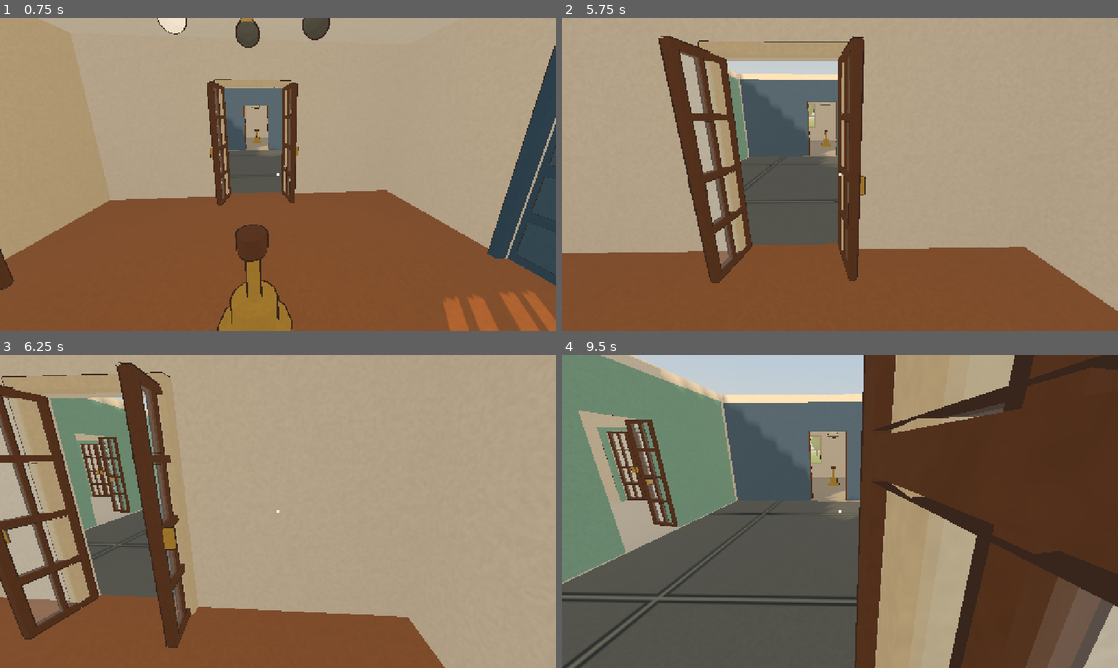
Above: before the commit, frames 1-4 (two rows, left to right).
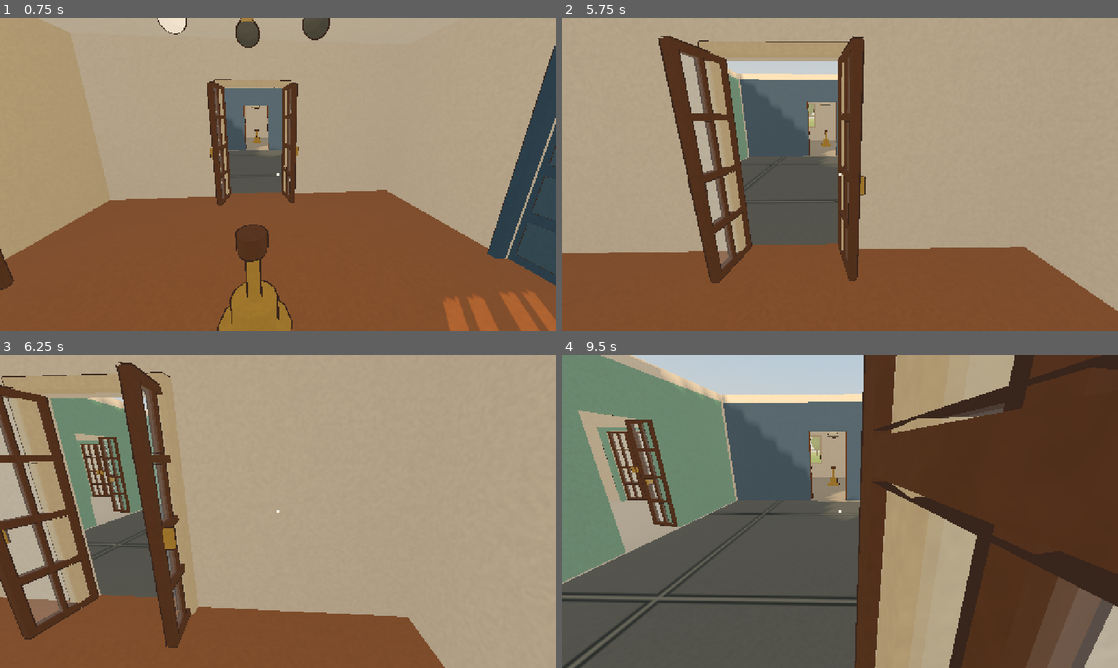
Above: after the commit, the same moments.

Repository: naturalnick/belvedere
Game: Godot game, scene res://scenes/manor.tscn
The game is run twice, just before and just after one commit, with the same random seed, the same clock (stepped at 60 frames per second) and the same inputs.
Inputs (mouse positions are in pixels of both pictures, inside the frame that each line leads up to):
- Up to frame 1 (0.75 s): tap Enter at 0.5 s; move the mouse to (305, 174) at 0.52 s; hold W from 0.53 s (still down); tap E at 0.6 s; click (305, 174) at 0.67 s
- Up to frame 2 (5.75 s): keep holding W; move the mouse to (812, 174) at 1.27 s; tap Enter at 1.35, 2.85, 3.5, 4.35 s; click (812, 174) at 1.42 s; move the mouse to (851, 168) at 2.02 s; tap E at 2.1, 3.6, 5.1 s; click (851, 168) at 2.17 s; tap Space at 2.75, 5 s; move the mouse to (834, 180) at 2.77 s; click (834, 180) at 2.92 s; move the mouse to (878, 177) at 3.52 s; click (878, 177) at 3.67 s; move the mouse to (795, 171) at 4.27 s; click (795, 171) at 4.42 s; move the mouse to (845, 174) at 5.02 s; click (845, 174) at 5.17 s
- Up to frame 3 (6.25 s): move the mouse to (255, 505) at 5.77 s; release W at 5.78 s; hold D from 5.78 s (still down); tap Enter at 5.85 s; click (255, 505) at 5.92 s
- Up to frame 4 (9.5 s): move the mouse to (867, 511) at 6.52 s; release D at 6.53 s; hold W 6.53-8.78 s; tap E at 6.6, 8.1 s; click (867, 511) at 6.67 s; tap Enter at 7.25, 7.35, 8.85 s; move the mouse to (812, 511) at 7.27 s; click (812, 511) at 7.42 s; tap Space at 8 s; move the mouse to (851, 505) at 8.02 s; click (851, 505) at 8.17 s; move the mouse to (834, 517) at 8.77 s; hold A from 8.78 s (still down); click (834, 517) at 8.92 s

Frame 1 is identical in both runs. In frame 2, less than 0.1% of the frame differs, in the area x 8-81%, y 7-76%; in frame 3, less than 0.1%, in the area x 0-76%, y 2-90%; in frame 4, less than 0.1%.

Commit message:
Stage 3 trial: furnish only the Bedroom

Diff:
--- /dev/null
+++ b/scripts/manor_bedroom.gd
@@ -0,0 +1,56 @@
+class_name ManorBedroom
+extends Node3D
+
+func _ready() -> void:
+	name = "BedroomFurnishings"
+	var wood := ManorGeometry.material("8A6247", 0.008)
+	var linen := ManorGeometry.material("E7E1D4", 0.006)
+	var blue := ManorGeometry.material("6E86A8", 0.006)
+	var brass := ManorGeometry.material("B39459", 0.003)
+	ManorGeometry.box(self, Vector3(2.0, 0.006, 2.9), Vector3(-1.75, 0.004, -1.45), ManorGeometry.material("8FA3BF", 0.0))
+	var bed := Node3D.new()
+	bed.name = "Bed"
+	add_child(bed)
+	bed.position = Vector3(-2.02, 0, -1.90)
+	for x in [-0.61, 0.61]:
+		for z in [-0.88, 0.88]:
+			ManorGeometry.box(bed, Vector3(0.09, 0.23, 0.09), Vector3(x, 0.115, z), wood)
+	ManorGeometry.box(bed, Vector3(1.48, 0.18, 2.06), Vector3(0, 0.32, 0), wood)
+	ManorGeometry.box(bed, Vector3(1.42, 0.17, 1.94), Vector3(0, 0.47, 0), linen)
+	ManorGeometry.box(bed, Vector3(1.44, 0.08, 1.42), Vector3(0, 0.57, 0.25), blue)
+	ManorGeometry.box(bed, Vector3(1.52, 0.65, 0.10), Vector3(0, 0.50, -1.0), wood)
+	for x in [-0.34, 0.34]:
+		ManorGeometry.box(bed, Vector3(0.58, 0.10, 0.34), Vector3(x, 0.60, -0.65), linen)
+	ManorGeometry.barrier(bed, Vector3(1.52, 0.75, 2.12), Vector3(0, 0.375, 0))
+	var bedside := Node3D.new()
+	bedside.name = "BedsideTable"
+	add_child(bedside)
+	bedside.position = Vector3(-0.82, 0, -2.60)
+	ManorGeometry.box(bedside, Vector3(0.48, 0.55, 0.50), Vector3(0, 0.275, 0), wood)
+	ManorGeometry.box(bedside, Vector3(0.40, 0.16, 0.025), Vector3(0, 0.39, 0.265), ManorGeometry.material("987153", 0.004))
+	ManorGeometry.cylinder(bedside, 0.018, 0.035, Vector3(0, 0.39, 0.30), brass).rotation.x = PI / 2
+	ManorGeometry.cylinder(bedside, 0.075, 0.15, Vector3(0, 0.625, 0), blue)
+	ManorGeometry.cylinder(bedside, 0.012, 0.12, Vector3(0, 0.76, 0), brass)
+	var shade := MeshInstance3D.new()
+	var shape := CylinderMesh.new()
+	shape.top_radius = 0.07
+	shape.bottom_radius = 0.15
+	shape.height = 0.16
+	shape.radial_segments = 16
+	shade.mesh = shape
+	shade.material_override = ManorGeometry.material("DDD3BD", 0.004)
+	shade.position.y = 0.88
+	bedside.add_child(shade)
+	ManorGeometry.barrier(bedside, Vector3(0.48, 0.55, 0.53), Vector3(0, 0.275, 0.015))
+	var wardrobe := Node3D.new()
+	wardrobe.name = "Wardrobe"
+	add_child(wardrobe)
+	wardrobe.position = Vector3(2.64, 0, 1.90)
+	wardrobe.rotation.y = -PI / 2
+	ManorGeometry.box(wardrobe, Vector3(1.38, 0.10, 0.62), Vector3(0, 0.05, 0), wood)
+	ManorGeometry.box(wardrobe, Vector3(1.30, 1.85, 0.55), Vector3(0, 1.025, 0), wood)
+	ManorGeometry.box(wardrobe, Vector3(1.38, 0.08, 0.62), Vector3(0, 1.99, 0), wood)
+	for side in [-1, 1]:
+		ManorGeometry.box(wardrobe, Vector3(0.60, 1.72, 0.035), Vector3(side * 0.325, 1.025, 0.29), ManorGeometry.material("967051", 0.006))
+		ManorGeometry.cylinder(wardrobe, 0.012, 0.18, Vector3(side * 0.075, 1.02, 0.34), brass)
+	ManorGeometry.barrier(wardrobe, Vector3(1.38, 2.03, 0.62), Vector3(0, 1.015, 0))
--- a/scripts/manor_room.gd
+++ b/scripts/manor_room.gd
@@ -52,6 +52,8 @@
 	fill.light_color = Color(ManorGeometry.ACCENTS[id]).lerp(Color("FFE2B0"), 0.7)
 	add_child(fill)
 	_build_lever()
+	if id == 0:
+		add_child(ManorBedroom.new())
 
 func first_window() -> int:
 	for d in 4:
--- /dev/null
+++ b/tests/bedroom_tests.gd
@@ -0,0 +1,73 @@
+extends SceneTree
+var checks := 0
+var failures := 0
+func _initialize() -> void:
+	call_deferred("run")
+func check(ok: bool, message: String) -> void:
+	checks += 1
+	if not ok:
+		failures += 1
+		printerr("FAIL: ", message)
+func run() -> void:
+	var main: Manor = load("res://scenes/manor.tscn").instantiate()
+	root.add_child(main)
+	main.player.automated = true
+	await physics_frame
+	await physics_frame
+	for id in main.rooms:
+		check(main.rooms[id].has_node("BedroomFurnishings") == (id == 0), "exactly one room is furnished")
+	var room: ManorRoom = main.rooms[0]
+	var furniture: Node3D = room.get_node("BedroomFurnishings")
+	check(furniture.find_children("*", "MeshInstance3D", true, false).size() <= 25, "trial furniture stays within mesh budget")
+	check(not furniture.is_processing(), "furniture has no ambient animation")
+	var driver: Node = load("res://tools/demo_driver.gd").new()
+	root.add_child(driver)
+	driver.main = main
+	driver.started = Time.get_ticks_msec()
+	main.rules.player = 0
+	main.player.position = room.position + Vector3(0, 0.02, 1.2)
+	for i in range(1, 25):
+		var angle := i * TAU / 24.0
+		var at := room.position + Vector3(sin(angle), 0, cos(angle)) * 1.2
+		await driver.walk_to(at)
+		check(Vector2(main.player.position.x - at.x, main.player.position.z - at.z).length() < 0.15, "1.2 m lever ring remains walkable")
+	for direction in ManorGeometry.DIRECTIONS:
+		await driver.walk_to(room.position + direction * 1.2)
+		await driver.walk_to(room.position + direction * 2.5)
+		check(main.rules.player == 0, "all four side approaches remain inside room")
+		await driver.walk_to(room.position + direction * 1.2)
+		await driver.walk_to(room.position + Vector3(0, 0, 1.2))
+	var state := ManorRules.new([1, 2, 3, 0, -1, 5, 6, 7, 8], 0)
+	state.courtyards = true
+	main.rules = state
+	for id in main.rooms:
+		main.rooms[id].position = ManorGeometry.center(state.board.find(id))
+	main.gap_floors.clear()
+	main.gap_floors[4] = main.gap_floor
+	main.gap_floor.position = ManorGeometry.center(4) + Vector3.DOWN * 0.02
+	main.player.position = room.position + Vector3(0, 0.02, 1.2)
+	main.refresh_doors(true)
+	await physics_frame
+	await driver.approach_lever(room)
+	main.player.aim_at(room.lever.global_position + Vector3.UP * 0.8)
+	await physics_frame
+	var bed: Node3D = furniture.get_node("Bed")
+	var before := bed.global_position
+	var rider := room.to_local(main.player.global_position)
+	check(main.player.begin_interact(), "lever remains reachable in furnished room")
+	main.player.select_pull(ManorRules.E)
+	main.player.release_interact()
+	check(main.sliding, "lever starts furnished-room slide")
+	await create_timer(0.7).timeout
+	check(bed.global_position.x > before.x and bed.global_position.x < before.x + 6.25, "furniture moves during slide")
+	while main.sliding:
+		await process_frame
+	check(bed.global_position.is_equal_approx(before + Vector3.RIGHT * 6.25), "furniture rides exactly one slot")
+	check(room.to_local(main.player.global_position).distance_to(rider) < 0.001, "player stays with furnished room")
+	check(main.rules.valid(), "furnished slide preserves rules")
+	check(driver.failures == 0, "physical walk and input driver passed")
+	print("Bedroom trial: %d checks, %d failures" % [checks, failures])
+	main.queue_free()
+	driver.queue_free()
+	await process_frame
+	quit(1 if failures else 0)
--- a/tools/demo_driver.gd
+++ b/tools/demo_driver.gd
@@ -26,7 +26,7 @@
 	# Remove this mode's outputs so stale success frames cannot survive a failed run.
 	var shot_names := ["01_spawn", "02_window", "03_lever_held", "04_mid_slide", "05_solved", "06_front_door_open"]
 	if mode == "stage3":
-		shot_names = ["01_spawn", "02_settings", "03_cross_tracks", "04_meadow", "05_landscape"]
+		shot_names = ["01_spawn", "02_settings", "03_cross_tracks", "04_meadow", "05_landscape", "06_bedroom_entry", "07_bed_and_table", "08_wardrobe", "09_bedroom_lever", "10_bedroom_sliding"]
 	elif mode == "courtyard":
 		shot_names = ["01_spawn", "02_courtyards", "03_outside", "04_lever_held", "05_mid_slide", "06_multiple_directions", "07_shifted"]
 	elif mode == "single-gap":
--- a/tools/stage3_driver.gd
+++ b/tools/stage3_driver.gd
@@ -21,6 +21,42 @@
 	driver._check(main.rules.player == ManorRules.OUTSIDE, "flat tracks permit walk from gap to lawn")
 	await driver.walk_to(ManorGeometry.center(7))
 	driver._check(main.rules.player == -1, "return to gap is clear")
+	for direction in driver.walk_route(0):
+		await driver.walk_direction(direction)
+	var bedroom: ManorRoom = main.rooms[0]
+	await driver.walk_to(bedroom.position + Vector3(0, 0, 2.2))
+	main.player.aim_at(bedroom.position + Vector3(-1.3, 0.9, -1.8))
+	await driver.shot("06_bedroom_entry")
+	await driver.walk_to(bedroom.position + Vector3(1.2, 0, 1.0))
+	main.player.aim_at(bedroom.position + Vector3(-1.65, 0.8, -1.9))
+	await driver.shot("07_bed_and_table")
+	await driver.walk_to(bedroom.position + Vector3(0, 0, 1.1))
+	main.player.aim_at(bedroom.position + Vector3(2.5, 1.0, 1.9))
+	await driver.shot("08_wardrobe")
+	driver._check(main.rules.player == 0, "trial bedroom is entered and walked physically")
+	for direction in driver.walk_route(7):
+		await driver.walk_direction(direction)
+	await driver.objective_action(Vector2i(ManorRules.SLIDE, ManorRules.E))
+	for direction in driver.walk_route(0):
+		await driver.walk_direction(direction)
+	await driver.approach_lever(bedroom)
+	main.player.aim_at(bedroom.lever.global_position + Vector3.UP * 0.8)
+	await get_tree().physics_frame
+	await driver.hold_lever_input(ManorRules.S, true)
+	await driver.shot("09_bedroom_lever")
+	var bed: Node3D = bedroom.get_node("BedroomFurnishings/Bed")
+	var before := bed.global_position
+	var rider := bedroom.to_local(main.player.global_position)
+	driver.release_lever_input(true)
+	driver._check(main.sliding, "real input starts furnished Bedroom slide")
+	main.player.aim_at(bed.global_position + Vector3.UP * 0.6)
+	await get_tree().create_timer(0.7).timeout
+	driver._check(bed.global_position.z > before.z and bed.global_position.z < before.z + 6.25, "bed rides room mid-slide")
+	await driver.shot("10_bedroom_sliding")
+	while main.sliding:
+		await get_tree().process_frame
+	driver._check(bed.global_position.is_equal_approx(before + Vector3.BACK * 6.25), "bed moves exactly with room")
+	driver._check(bedroom.to_local(main.player.global_position).distance_to(rider) < 0.001, "player rides furnished room")
 
 func click(button: Button) -> void:
 	var press := InputEventMouseButton.new()
Not shown, added: scripts/manor_bedroom.gd.uid
Not shown, added: tests/bedroom_tests.gd.uid
Not shown, changed: docs/CREDITS.md
Not shown, changed: docs/SPEC.md
Not shown, changed: tools/test.sh
